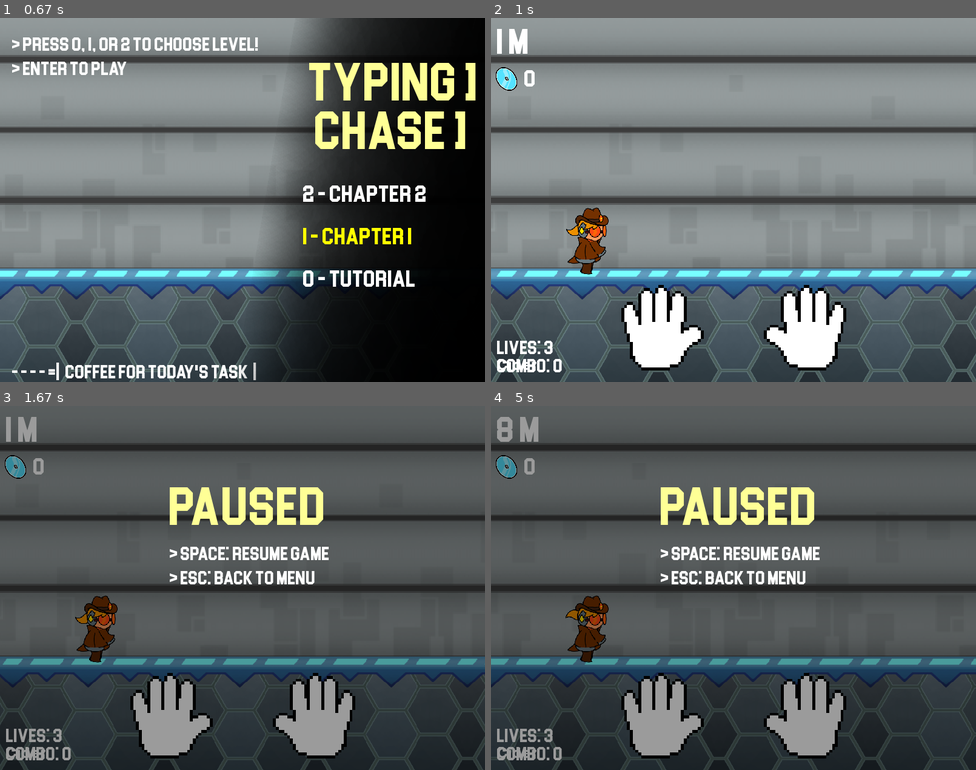
Above: before the commit, frames 1-4 (two rows, left to right).
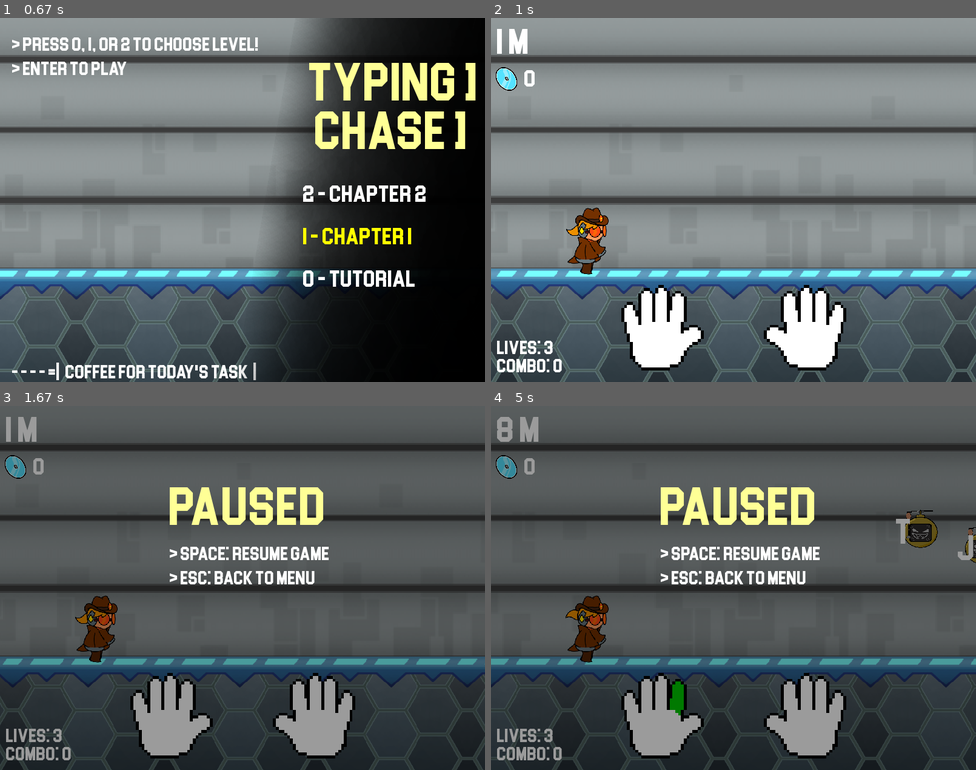
Above: after the commit, the same moments.

Repository: ArthurMarshallCavalcanteRezende/typing-chase_pygame
Game: pygame game, started from main.py
The game is run twice, just before and just after one commit, with the same random seed, the same clock (stepped at 60 frames per second) and the same inputs.
Inputs:
- Up to frame 1 (0.67 s): tap 1 at 0.33 s
- Up to frame 2 (1 s): tap Enter at 0.67 s
- Up to frame 3 (1.67 s): hold Esc 1-1.47 s; type "an" at 1.55 s
- Up to frame 4 (5 s): type "n" at 1.75 s; tap Enter at 1.88, 3.45, 4.55 s; hold Esc 2.1-2.57 s; tap Space at 2.65 s; tap Esc at 2.98, 4.97 s; type "a" at 3.32 s; hold Esc 3.87-4.33 s; type "r" at 4.42 s

Frame 1 is identical in both runs. In frame 2, less than 0.1% of the frame differs, in the area x 1-10%, y 93-97%; in frame 3, less than 0.1%; in frame 4, 1.0%, in the area x 1-100%, y 28-97%.

Commit message:
final changes

Diff:
--- /dev/null
+++ b/all_words/left.txt
@@ -0,0 +1,15 @@
+q
+w
+e
+r
+t
+a
+s
+d
+f
+g
+z
+x
+c
+v
+b
--- /dev/null
+++ b/all_words/right.txt
@@ -0,0 +1,11 @@
+y
+u
+i
+o
+p
+h
+j
+k
+l
+n
+m
--- a/game_data.py
+++ b/game_data.py
@@ -7,6 +7,8 @@
 """
 
 import pygame
+import csv
+import random
 
 from modules import player as plr
 from modules import hands
@@ -80,7 +82,6 @@
 
     # Initialize sprite groups
     game.all_sprites = pygame.sprite.Group()
-    game.enemies = pygame.sprite.Group()
 
     game.screen = pygame.display.set_mode(
         (game.SCREEN_WIDTH, game.SCREEN_HEIGHT))
@@ -92,8 +93,6 @@
     game.type1_robot = '/game_assets/enemy_sprites/classB_robot.png'
     game.type2_robot = '/game_assets/enemy_sprites/classC_robot.png'
     game.type1_robot = '/game_assets/enemy_sprites/classD_robot.png'
-
-    game.enemy_sprites = './game_assets/enemy_sprites/'
 
     # Keys lists for each hand
     game.HAND_KEYS = [
@@ -113,15 +112,14 @@
         ]
     ]
 
-    # Left keys list by rows
-    game.left_top_row = ["q", "w", "e", "r", "t"]
-    game.left_middle_row = ["a", "s", "d", "f", "g"]
-    game.left_bottom_row = ["z", "x", "c", "v", "b"]
+    # Left and right keys list by rows
+    with open('./all_words/left.txt', 'r') as file:
+        reader = csv.reader(file)
+        game.left_keys = [row[0] for row in reader]
 
-    # Right keys list by rows
-    game.right_top_row = ["y", "u", "i", "o", "p"]
-    game.right_middle_row = ["h", "j", "k", "l", "ç"]
-    game.right_bottom_row = ["n", "m", ",", ".", ";"]
+    with open('./all_words/right.txt', 'r') as file:
+        reader = csv.reader(file)
+        game.right_keys = [row[0] for row in reader]
 
     # Creating player
     game.player_pos = ((game.SCREEN_WIDTH // 3) - 100,
--- a/modules/enemy.py
+++ b/modules/enemy.py
@@ -1,34 +1,65 @@
 import pygame
+import random
 
-SCREEN_WIDTH = 800
+ENEMY_SIZE = 80
+ENEMY_IMG = './game_assets/enemy_sprites/minibot.png'
+TEXT_BG = './game_assets/enemy_sprites/target.png'
 
-class Enemy(pygame.sprite.Sprite):
-    def __init__(self, image_path, speed):
-        super().__init__()
-        self.image = pygame.transform.scale(pygame.image.load(image_path).convert_alpha(), (80, 80))
+class Enemy():
+    def __init__(self, game, text, speed):
+        self.image = pygame.image.load(ENEMY_IMG).convert_alpha()
+        self.image = pygame.transform.scale(self.image, (ENEMY_SIZE, ENEMY_SIZE))
+        self.bg = pygame.image.load(TEXT_BG).convert_alpha()
+        self.bg = pygame.transform.scale(self.bg, (ENEMY_SIZE - 20, ENEMY_SIZE - 20))
         self.rect = self.image.get_rect()
-        self.rect.x = SCREEN_WIDTH
-        self.key = self.extract_key(image_path)
+        self.rect.x = game.SCREEN_WIDTH
+        self.rect.y = random.randint(80, game.SCREEN_HEIGHT // 1.8)
+        self.bg_rect = self.rect
+
+        self.bg_rect.y -= ENEMY_SIZE
+        self.target_text = text
+        self.remaining_text = text
+
+        self.text = game.large_font.render(f'{text}', True, game.COLORS.white)
         self.finger_highlight = None
+
         self.speed = speed
+        self.spawn_time = 0
 
-    def extract_key(self, image_path):
-        filename = image_path.split('/')[-1]
-        return filename[0].lower()
+    def update(self, game):
+        self.rect.x -= self.speed
+        self.bg_rect.x = self.rect.x
 
-    def update_lvl1(self):
-        self.rect.x -= self.speed
-        if self.rect.x < -self.rect.width:
-            self.kill()
+        found_finger = None
 
-    def update_lvl2(self):
-        direction_x = self.player.rect.x - self.rect.x
-        direction_y = self.player.rect.y - self.rect.y
+        if self == game.player.closest_enemy:
+            for hand in game.HAND_KEYS:
+                if found_finger: break
+                for finger in hand:
+                    if found_finger: break
+
+                    for current_key in finger[2]:
+                        if current_key == self.remaining_text[-1]:
+                            found_finger = finger
+                            break
+
+        if found_finger: self.finger_highlight = found_finger
+
+    def update_lvl2(self, game):
+        direction_x = game.player.rect.x - self.rect.x
+        direction_y = game.player.rect.y - self.rect.y
         distance = (direction_x ** 2 + direction_y ** 2) ** 0.5
 
         elapsed_time = (pygame.time.get_ticks() - self.spawn_time) / 1000
+
         if elapsed_time == 7:
             self.rect.x += self.speed * (direction_x / distance)
             self.rect.y += self.speed * (direction_y / distance)
         if elapsed_time > 8:
-            self.kill()
+            game.level.enemy_list.remove(self)
+
+    def draw(self, game):
+        game.screen.blit(self.image, self.rect)
+
+        game.screen.blit(self.bg, self.bg_rect)
+        game.screen.blit(self.text, self.bg_rect)
--- a/modules/hands.py
+++ b/modules/hands.py
@@ -41,7 +41,7 @@
         self.rect.center = position
 
     def update(self, enemy):
-        if not enemy: return
+        if not enemy or not enemy.finger_highlight: return
 
         for finger in self.finger_list:
             if (finger['name'] == enemy.finger_highlight[1]
--- a/modules/levels.py
+++ b/modules/levels.py
@@ -2,6 +2,7 @@
 import csv
 import random
 from modules import background as bg
+from modules import enemy
 
 pygame.mixer.init()
 
@@ -78,6 +79,8 @@
 
         self.floor_sprites = []
         self.bg_sprites = []
+        self.enemy_list = []
+
         self.floor_lights = None
         self.floor_neon = None
         self.floor_lights_pos = None
@@ -93,9 +96,36 @@
         self.fn_pos = 0
 
         self.started = False
-
-        self.target_word = load_random_word('./all_words/words_test.txt')
-        self.remaining_word = self.target_word
+        self.word_list = []
+        self.has_words = False
+
+        self.spawn_max = 1
+        self.word_chance = 0
+
+        if self.stage == 0:
+            self.word_list = [
+                './all_words/left.txt'
+            ]
+        elif self.stage == 1:
+            self.word_list = [
+                './all_words/left.txt',
+                './all_words/right.txt',
+                './all_words/words_test.txt',
+            ]
+            self.word_chance = 10
+            self.spawn_max = 3
+            self.spawn_max = 3
+            self.has_words = True
+        elif self.stage == 2:
+            self.word_list = [
+                './all_words/left.txt',
+                './all_words/right.txt',
+                './all_words/words_test.txt',
+            ]
+            self.word_chance = 40
+            self.spawn_max = 4
+            self.enemy_speed = 3
+            self.has_words = True
 
         level_config(game, self)
 
@@ -120,6 +150,25 @@
             self.bg_sprites.append(new_bg)
 
 
+    def spawn_enemy(self, game):
+        choosen_txt = ''
+        txt_size = len(self.word_list) - 1
+
+        if self.has_words:
+            if random.randint(1, 100) <= self.word_chance:
+                choosen_txt = self.word_list[2]
+            else:
+                choosen_txt = self.word_list[random.randint(0, txt_size)]
+
+        else:
+            choosen_txt = self.word_list[random.randint(0, txt_size)]
+
+        new_word = load_random_word(choosen_txt)
+        new_enemy = enemy.Enemy(game, new_word, self.enemy_speed)
+
+        self.enemy_list.append(new_enemy)
+
+
     # Main function to run the game
     def run(self, game):
         if not self.started:
@@ -138,37 +187,27 @@
             self.started = True
 
         current_time = pygame.time.get_ticks()
-        player_action = None
-
-        # Handling all pygame events, including keys pressed
-        for event in pygame.event.get():
-            if event.type == pygame.QUIT:
-                game.running = False
-            elif event.type == pygame.KEYDOWN:
-                if event.key == pygame.K_ESCAPE:
-                    game.paused = not game.paused
-
-                elif not game.paused and game.player.lives > 0 and self.remaining_word:
-                    if event.unicode == self.remaining_word[0]:
-                        self.remaining_word = self.remaining_word[1:]
-                        if not self.remaining_word:
-                            if game.player.closest_enemy:
-                                game.enemies.remove(game.player.closest_enemy)
-                                game.all_sprites.remove(game.player.closest_enemy)
-                                game.player.score += 100
-                            self.target_word = load_random_word('./path/to/words.csv')
-                            self.remaining_word = self.target_word
-
-                if not game.paused and game.player.lives > 0:
-                    # Checking if player hit enemy and returns the action
-                    player_action = None
-
-        game.player.on_input(player_action)
+
+        for enemy in self.enemy_list:
+            enemy.update(game)
+
+            if game.player.key_pressed == enemy.remaining_text[-1]:
+                enemy.remaining_text = enemy.remaining_text[:-1]
+
+                if not enemy.remaining_text:
+                    if game.player.closest_enemy:
+                        self.enemy_list.remove(enemy)
+
+                        to_gain = len(enemy.target_text) * 10 * game.player.max_combo
+                        game.player.score += to_gain * self.stage
+
+        game.player.on_input(game.player.action)
 
         if not game.paused and game.player.lives > 0:
             # Enemy spawning every interval
             if current_time - self.enemy_spawn_time > self.spawn_interval:
                 self.enemy_spawn_time = current_time
+                self.spawn_enemy(game)
 
             # Updating all sprites
             game.all_sprites.update()
@@ -176,29 +215,28 @@
         closest_to_plr = [None, 99999]
 
         # Checking enemy conditions
-        if self.stage == 1:
-            for enemy in game.enemies:
-                # If enemy is the current to the player
-                player_magnitude = enemy.rect.x - (game.SCREEN_WIDTH // 2) - 50
-                if player_magnitude < closest_to_plr[1]:
-                    closest_to_plr = [enemy, player_magnitude]
-
-                # If enemy passed the limit to damage player
-                if enemy.rect.x < (game.SCREEN_WIDTH // 2) - 50:
-                    game.destroy_sound.play()
-                    game.damage_sound.play()
-
-                    game.player.lives -= 1
-                    game.player.combo = 0
-                    game.enemies.remove(enemy)
-                    game.all_sprites.remove(enemy)
-
-            # Updating the closest enemy to the player
-            if closest_to_plr[0]:
-                game.player.closest_enemy = closest_to_plr[0]
-
-            game.left_hand.update(game.player.closest_enemy)
-            game.right_hand.update(game.player.closest_enemy)
+        for enemy in self.enemy_list:
+            # If enemy is the current to the player
+            player_magnitude = enemy.rect.x - (game.SCREEN_WIDTH // 2) - 50
+            if player_magnitude < closest_to_plr[1]:
+                closest_to_plr = [enemy, player_magnitude]
+
+            # If enemy passed the limit to damage player
+            if enemy.rect.x < (game.SCREEN_WIDTH // 2) - 50:
+                game.destroy_sound.play()
+                game.damage_sound.play()
+
+                game.player.lives -= 1
+                game.player.combo = 0
+                self.enemy_list.remove(enemy)
+                game.all_sprites.remove(enemy)
+
+        # Updating the closest enemy to the player
+        if closest_to_plr[0]:
+            game.player.closest_enemy = closest_to_plr[0]
+
+        game.left_hand.update(game.player.closest_enemy)
+        game.right_hand.update(game.player.closest_enemy)
 
         game.tick += 1
         distance_threshold = 15 - game.player.speed if game.player.speed < 15 else 14
@@ -219,6 +257,8 @@
         bg.update_terrain(game, game.level, stopped)
 
         game.all_sprites.draw(game.screen)
+        for enemy in self.enemy_list:
+            enemy.draw(game)
 
         game.left_hand.draw(game.screen)
         game.right_hand.draw(game.screen)
@@ -233,10 +273,6 @@
         combo_text = game.text_font.render(f'Combo: {game.player.combo}', True, game.COLORS.white)
 
         # Actual word indicator
-        font = pygame.font.Font(None, 36)
-        word_text = font.render(self.remaining_word, True, game.COLORS.white)
-        game.screen.blit(word_text, (10, game.SCREEN_HEIGHT - 40))
-
         if game.level.stage > 0:
             game.screen.blit(distance_text, (10, -5))
             game.screen.blit(score_text, (50, 70))
--- a/modules/player.py
+++ b/modules/player.py
@@ -100,6 +100,8 @@
         self.distance = 0
         self.difficulty = 1
         self.closest_enemy = None
+        self.action = None
+        self.key_pressed = None
 
         self.reset_anim()
 
@@ -110,7 +112,6 @@
 
         if self.is_running:
             for sprite in self.running_list:
-                print('turned visible:', sprite)
                 sprite.visible = True
         else:
             self.idle.visible = True
--- a/typing_chase_pygame.py
+++ b/typing_chase_pygame.py
@@ -66,7 +66,6 @@
     game.enemy_speed = 2
     game.spawn_interval = 2000
 
-    game.enemies.empty()
     game.all_sprites.empty()
     game.game_state = 'menu'
 
@@ -98,6 +97,18 @@
                     if event.key == pygame.K_ESCAPE:
                         game.game_state = 'pause'
 
+                    if event.key == pygame.K_ESCAPE:
+                        game.paused = not game.paused
+
+                    game.player.key_pressed = event.key
+
+                    if not game.paused and game.player.lives > 0:
+                        # Checking if player hit enemy and returns the action
+                        if game.player.key_pressed in game.left_keys:
+                            game.player.action = 'shoot_left'
+                        elif game.player.key_pressed in game.right_keys:
+                            game.player.action = 'shoot_right'
+
         # Loading different things depending on game state
         if game.game_state == 'menu':
             menu_interface(game)
Not shown, removed: all_words/words
Binary file added: game_assets/enemy_sprites/target_warning.png
